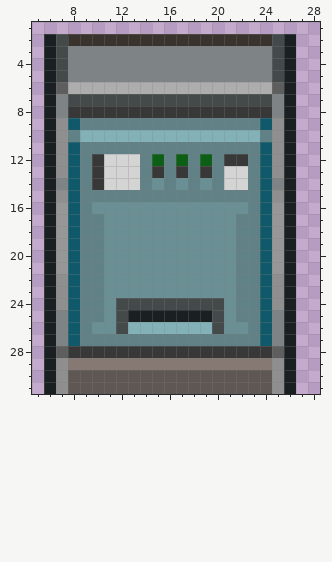
Pixel-art sprite, stored at Resources/Textures/_RMC14/Structures/Machines/VendingMachines/snack.rsi/off.png. That is the earlier state.
The file is 32x32 pixels. Shown: x 5..28, y 1..31.
Now the later version:
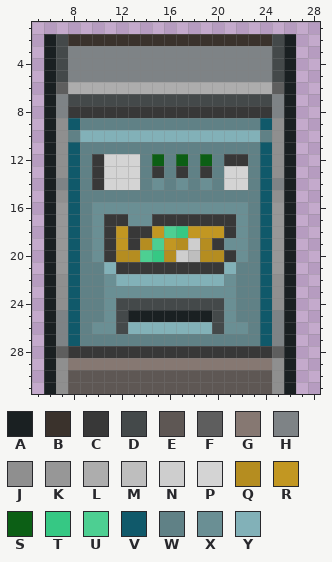
Palette (. is transparent): A #1a2022  B #3a322c  C #383838  D #44494a  E #5e5754  F #5e5e5e  G #867872  H #7e8386  J #8f8f8f  K #979797  L #adadad  M #bebebe  N #cecece  P #d4d4d4  Q #b58d20  R #c29722  S #0c5f15  T #36c884  U #4dcf92  V #10596a  W #608186  X #6a8f94  Y #82b1b8
The exact change:
The author changed colour X to colour C in row 17 at x 11 to 12 and 15 to 21; in row 18 at x 11, 13 to 14 and 21; in row 19 at x 11, 13 and 20; in row 20 at x 11 and 21; in row 21 at x 12 to 20.
The author changed colour X to colour M in row 20 at x 18.
The author changed colour X to colour N in row 19 at x 18; in row 20 at x 17.
The author changed colour X to colour Q in row 19 at x 14, 17 and 19; in row 20 at x 12 to 13, 16 and 19 to 20.
The author changed colour X to colour R in row 18 at x 12, 15 and 18 to 20; in row 19 at x 12 and 16.
The author changed colour X to colour T in row 18 at x 17; in row 20 at x 15.
The author changed colour X to colour U in row 18 at x 16; in row 19 at x 15; in row 20 at x 14.
The author changed colour W to colour X in rows 17 to 20 at x 10 and 22.
The author changed colour X to colour Y in row 21 at x 11 and 21; in row 22 at x 12 to 20.
